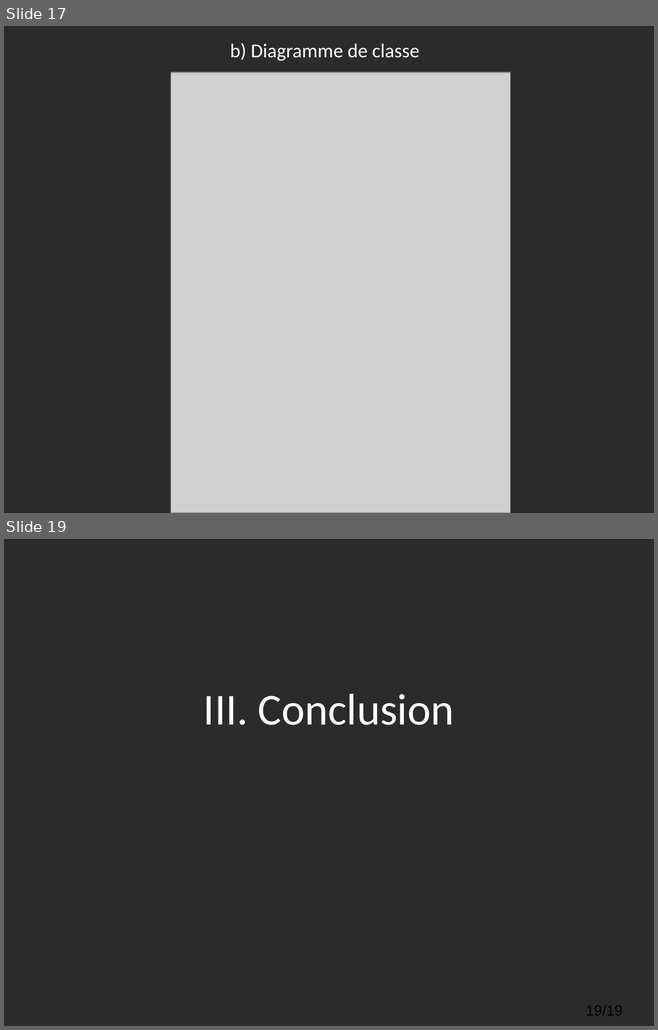
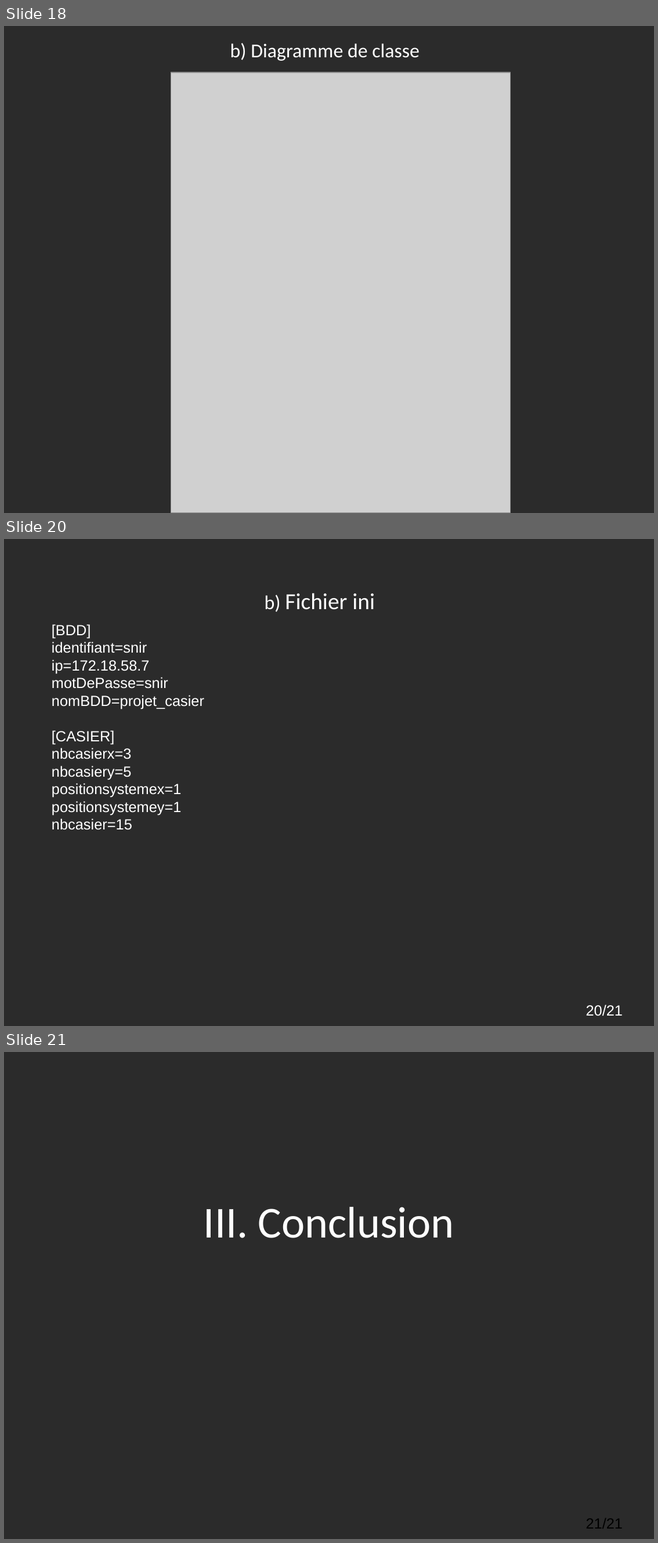
Before and after one commit to cbourgouin/Projet_Casier, a slide deck: Parties_Raspberry_Gaches/Diapo de revue/Revue de Projet Final Bourgouin Charly.odp. Shown one above the other, each under a label of ours: slides 17 and 19 before the commit, slides 18, 20 and 21 after it; the slides between them are not shown. The pictures are 658x1030 and 658x1543 pixels, drawn with LibreOffice and Linux fonts; fonts in the diff are those of the drawing; grey boxes stand for pictures; background and template pictures are left out; a plain dark background stands for a picture behind light text. Boxes give left, top, right and bottom in pixels: in the first picture for what was removed or moved away, otherwise in the second. Text is boxed around its words. In the diff, an @@ line names an element or a change of style, - is before the commit and + after.

```diff
--- a/Parties_Raspberry_Gaches/Diapo de revue/Revue de Projet Final Bourgouin Charly.odp
+++ b/Parties_Raspberry_Gaches/Diapo de revue/Revue de Projet Final Bourgouin Charly.odp
@@ slide 20 added at [4, 539, 654, 1026], background picture (left out) @@
@@ title added at [264, 593, 375, 612], 28 pt, text #FFFFFF @@
+b) Fichier ini
@@ text added at [52, 624, 204, 830], 18 pt, text #FFFFFF @@
+[BDD]
+identifiant=snir
+ip=172.18.58.7
+motDePasse=snir
+nomBDD=projet_casier
+[CASIER]
+nbcasierx=3
+nbcasiery=5
+positionsystemex=1
+positionsystemey=1
+nbcasier=15
@@ page number added at [586, 1005, 623, 1016], 18 pt, text #FFFFFF @@
+20/21
@@ what was slide 17 is now slide 18 @@
@@ what was slide 19 is now slide 21 @@
@@ page number at [586, 1518, 623, 1529]: text changed @@
-19/19
+21/21
```
Also in this commit, not shown: 4 slides changed, 2 other slides added, 1 slide removed, 20 other files.
